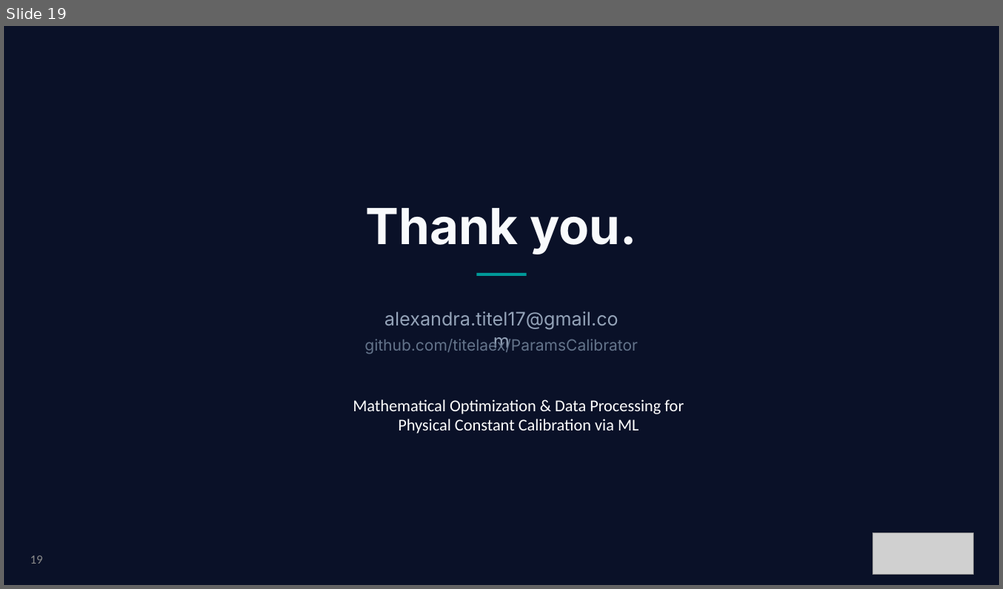
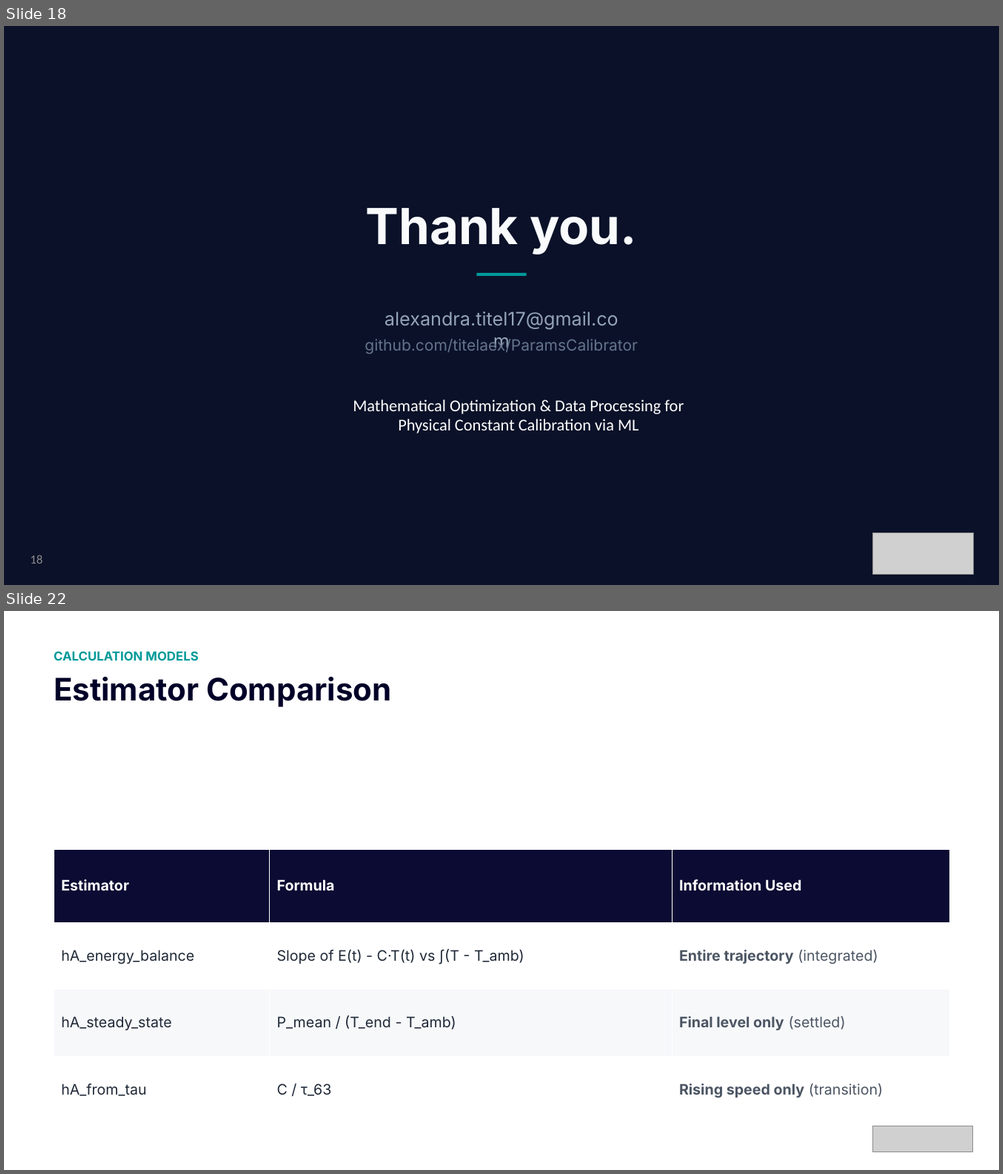
Before and after one commit to titelaex/ParamsCalibrator, a slide deck: docs/ParamsCalibrator Light Mode.pptx. Shown one above the other, each under a label of ours: slide 19 before the commit, slides 18 and 22 after it; the slides between them are not shown. The pictures are 1003x589 and 1003x1174 pixels, drawn with LibreOffice and Linux fonts; fonts in the diff are those of the drawing; grey boxes stand for pictures. Boxes give left, top, right and bottom in pixels: in the first picture for what was removed or moved away, otherwise in the second. Text is boxed around its words. In the diff, an @@ line names an element or a change of style, - is before the commit and + after.

```diff
--- a/docs/ParamsCalibrator Light Mode.pptx
+++ b/docs/ParamsCalibrator Light Mode.pptx
@@ slide 22 added at (4, 611, 999, 1170), background #FFFFFF @@
@@ text added at (54, 651, 198, 661), 12 pt, text #009999, bold @@
+CALCULATION MODELS
@@ text added at (54, 676, 391, 707), 30 pt, text #000028, bold @@
+Estimator Comparison
@@ table added at (54, 849, 949, 1123), 4 rows, 3 columns @@
+Estimator | Formula | Information Used
+hA_energy_balance | Slope of E(t) - C·T(t) vs ∫(T - T_amb) | Entire trajectory (integrated)
+hA_steady_state | P_mean / (T_end - T_amb) | Final level only (settled)
+hA_from_tau | C / τ_63 | Rising speed only (transition)
@@ picture added at (873, 1127, 973, 1153) @@
@@ what was slide 19 is now slide 18 @@
@@ page number at (30, 555, 42, 564): text changed @@
-19
+18
```
Also in this commit, not shown: 14 slides changed, 3 other slides added, 14 other files.
